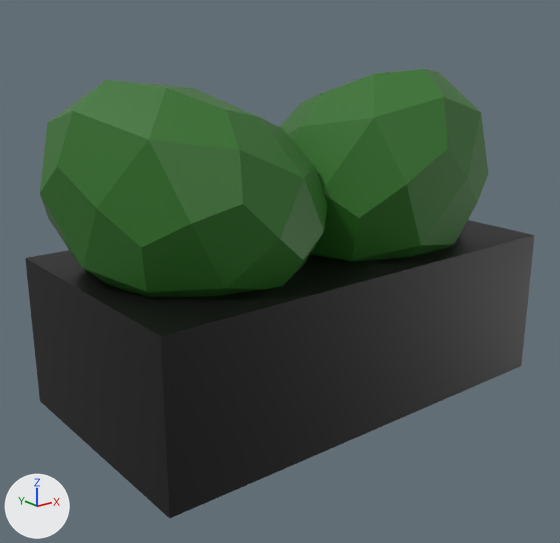
Before and after pictures for a commit that changed the glTF model modelados/arbustoenmaceta.glb.
Camera for both pictures: a 50 mm camera at (-14.03, -4.59, 2.98) aimed at (-10.41, -0.06, 1.17). Every picture has the same lights, and +X, +Y and +Z are marked at lower left. Where no turn or scale is listed for an object, it has been applied to the vertices. Vertices at the same position are counted once.
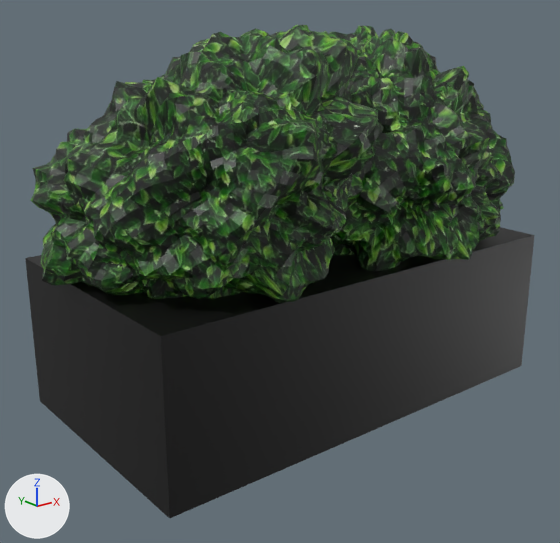
Diff of the bpy script that builds the scene:
```diff
--- a/modelados/arbustoenmaceta.glb.py
+++ b/modelados/arbustoenmaceta.glb.py
@@ img_arbusto_que_crece_en_la_pared__textura_de_la_hoja___foto_premium @@
+img_arbusto_que_crece_en_la_pared__textura_de_la_hoja___foto_premium = load_image('Arbusto que crece en la pared_ textura de la hoja _ Foto Premium', '_unpacked/Arbusto_que_crece_en_la_pared__textura_de_la_hoja___Foto_Premium', 417, 626, 'sRGB')
@@ mat_material_002 @@
+mat_material_002 = principled_material('Material.002')
+mat_material_002.texture = img_arbusto_que_crece_en_la_pared__textura_de_la_hoja___foto_premium
@@ mat_material_001 @@
+mat_material_001 = principled_material('Material.001')
+mat_material_001.texture = img_arbusto_que_crece_en_la_pared__textura_de_la_hoja___foto_premium
@@ me_icosphere_006 @@
 # used by ob_icosphere_002; location = (-9.584, 0.275, 2.099); scale = (1.19, 1.19, 1.19)
-me_icosphere_006.from_pydata(...)  # 62 vertices, 120 faces; spans x -0.73..0.88, y -1.14..0.59, z -0.87..0.51
-me_icosphere_006.materials.append(mat_material_008)  # dark green #307126
+me_icosphere_006.from_pydata(...)  # 3842 vertices, 7680 faces; spans x -0.83..1.0, y -1.22..0.58, z -0.95..0.54
+# me_icosphere_006 part 1: 61 vertices removed from x -0.73..0.88, y -1.14..0.59, z -0.87..0.51; 3841 vertices added at x -0.83..1.0, y -1.22..0.58, z -0.95..0.54
+# me_icosphere_006 part 2: the surface is now shaded smooth
+me_icosphere_006.materials.append(mat_material_002)  # picture img_arbusto_que_crece_en_la_pared__textura_de_la_hoja___foto_premium
@@ me_icosphere_001 @@
+me_icosphere_001.from_pydata(...)  # 3842 vertices, 7680 faces; spans x -0.78..1.57, y -1.37..1.05, z -1.29..0.74
+me_icosphere_001.materials.append(mat_material_001)  # picture img_arbusto_que_crece_en_la_pared__textura_de_la_hoja___foto_premium
@@ ob_icosphere_003 @@
-ob_icosphere_003 = bpy.data.objects.new('Icosphere.003', me_icosphere_005)
-ob_icosphere_003.location = (-10.845, 0.171, 2.099)
@@ ob_icosphere_002 @@
 ob_icosphere_002 = bpy.data.objects.new('Icosphere.002', me_icosphere_006)
-ob_icosphere_002.location = (-9.584, 0.275, 2.099)
-ob_icosphere_002.scale = (1.19, 1.19, 1.19)
+ob_icosphere_002.location = (-9.514, -0.463, 2.27)
+ob_icosphere_002.rotation_euler = (0.0, 0.0, 2.695)  # degrees (0, 0, 154)
+ob_icosphere_002.scale = (1.36, 1.36, 1.36)
@@ ob_icosphere_001 @@
+ob_icosphere_001 = bpy.data.objects.new('Icosphere.001', me_icosphere_001)
+ob_icosphere_001.location = (-11.432, 0.086, 2.27)
```

Boxes [x1, y1, x2, y2] around the edits, measured in the pictures (560 x 543 px):
'Icosphere.001', added: after [31, 25, 384, 304]
'Icosphere.003', deleted (green): before [40, 80, 327, 297]
'Icosphere.002', reshaped, moved, turned, rescaled: before [280, 69, 488, 262]; after [311, 26, 515, 271]
part 1 of me_icosphere_006, built on: before [280, 69, 488, 262]; after [311, 26, 515, 271]
